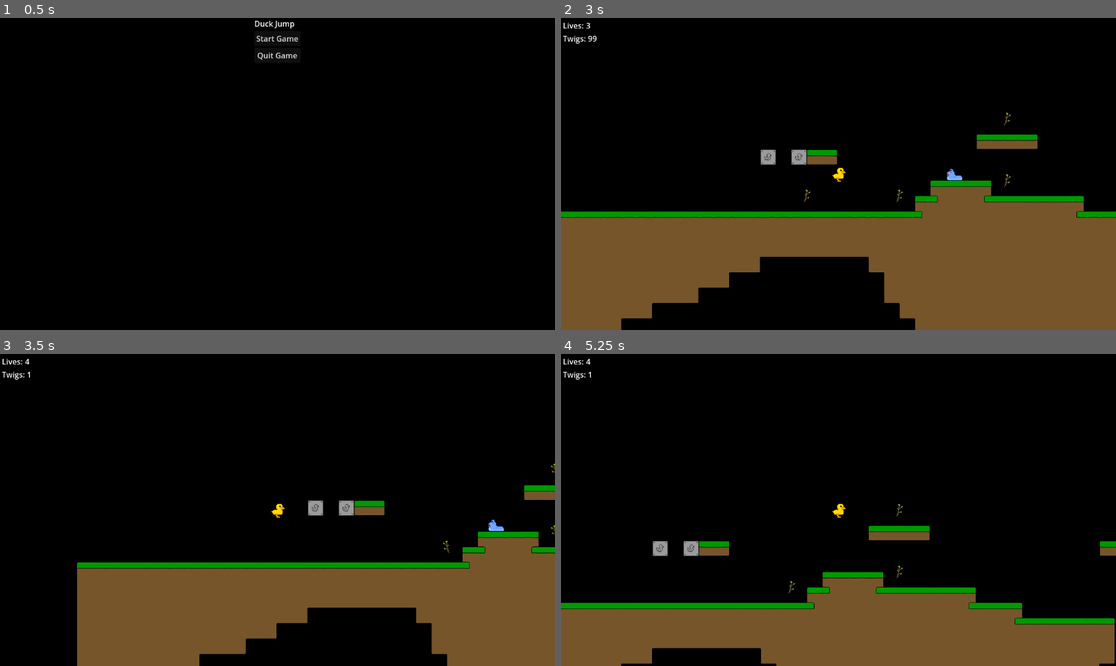
Above: before the commit, frames 1-4 (two rows, left to right).
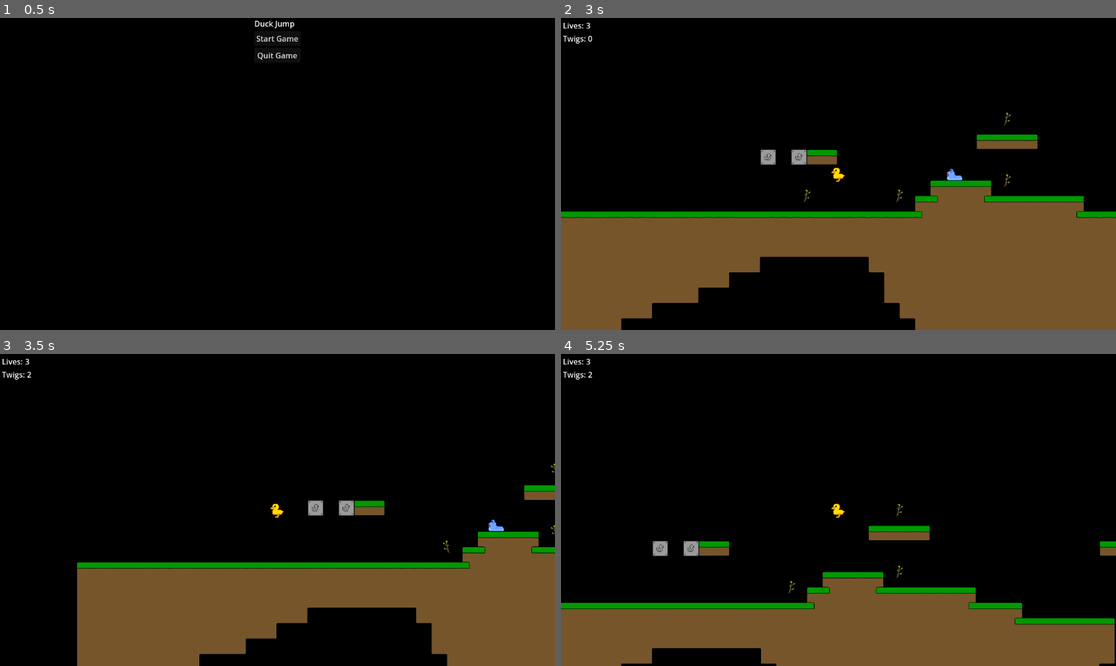
Above: after the commit, the same moments.

Repository: JakeSlaght/ducky-platformer-godot
Game: Godot game, scene res://main.tscn
Same seed, same stepped clock (60 frames per second), same inputs: the game is played once before the commit and once after it.
Inputs:
- Up to frame 1 (0.5 s): no input
- Up to frame 2 (3 s): click "Start Game" at 0.5 s; tap Enter at 1.25 s; hold W (jump) 1.28-2.03 s; hold D (right) 1.28-2.78 s; tap Space (fire) at 1.35, 2.3, 2.85 s; tap W (jump) at 2.1, 2.27, 2.57 s; hold A (left) from 2.78 s (still down); hold W (jump) from 2.78 s (still down)
- Up to frame 3 (3.5 s): keep holding A (left); keep holding W (jump)
- Up to frame 4 (5.25 s): release A (left) at 3.53 s; release W (jump) at 3.53 s; hold D (right) 3.53-5.03 s; tap Space (fire) at 3.6, 5.1 s; tap W (jump) at 3.77, 4.07 s; hold W (jump) 4.28-5.03 s; hold A (left) from 5.03 s (still down)

Frame 1 is identical in both runs. In frame 2, less than 0.1% of the frame differs, in the area x 4-52%, y 5-53%; in frame 3, less than 0.1%, in the area x 4-52%, y 1-53%; in frame 4, less than 0.1%.

Commit message:
fix: fixed the horizontal flipping of the duck

Diff:
--- a/duck/duck.gd
+++ b/duck/duck.gd
@@ -10,6 +10,7 @@
 const JUMP_VELOCITY: float = -450.0
 var tile_position: Vector2i
 var lives: int = 3
+var player_direction: int = 1
 
 var double_jump:bool = false
 var is_dying:bool = false
@@ -18,13 +19,11 @@
 var can_fire_acorn: bool = false
 var is_jumping: bool = false
 
-var player_direction: int = 1
-
-
 func _ready() -> void:
 	SignalBus.update_lives_counter.emit(lives)
 	death_timer.connect('timeout', Callable(self, 'death_timeout'))
 	acorn_firing_timer.connect('timeout', Callable(self, 'firing_timeout'))
+	animated_sprite_2d.flip_h = false
 
 func _physics_process(delta: float) -> void:
 	if is_dying:
@@ -34,22 +33,28 @@
 	if not is_on_floor():
 		velocity += get_gravity() * delta
 
+	var direction: float = Input.get_axis("left", "right")
+	if direction < 0:
+		animated_sprite_2d.flip_h = true
+		player_direction = -1
+	else:
+		animated_sprite_2d.flip_h = false
+		player_direction = 1
+
 	if Global.current_state == Global.PlayerState.ACORN and Input.is_action_just_pressed('fire'):
-		_fire_thong()
+		_fire_acorn()
 
 	_jump()
-
-	var direction := Input.get_axis("left", "right")
 
 	if direction:
 		velocity.x = direction * SPEED
 	else:
 		velocity.x = move_toward(velocity.x, 0, SPEED)
 
-	# update animation for jumping, etc
+	_update_animation(direction)
 	move_and_slide()
 
-func _update_animation(direction) -> void:
+func _update_animation(direction: float) -> void:
 	if is_dying or is_firing_acorn:
 		return
 
@@ -60,18 +65,16 @@
 			if is_jumping:
 				pass
 			elif direction != 0:
-				animated_sprite_2d.flip_h = velocity.x < 0
 				animated_sprite_2d.play('run')
 			else: #idle
-				pass
+				animated_sprite_2d.play('idle')
 		Global.PlayerState.ACORN:
 			if is_jumping:
 				pass
 			elif direction != 0:
-				animated_sprite_2d.flip_h = velocity.x < 0
 				animated_sprite_2d.play('run')
 			else: #idle
-				pass
+				animated_sprite_2d.play('idle')
 
 func _jump() -> void:
 		# Handle jump.
@@ -151,7 +154,7 @@
 	if body.is_in_group("enemies") and body.is_alive:
 		velocity.y = JUMP_VELOCITY
 
-func _fire_thong() -> void:
+func _fire_acorn() -> void:
 	is_firing_acorn = true
 	var acorn = load("res://acorn.tscn").instantiate()
 	acorn.global_position = Vector2(self.global_position.x, self.global_position.y - 15)
--- a/duck/duck.tscn
+++ b/duck/duck.tscn
@@ -28,6 +28,10 @@
 [sub_resource type="AtlasTexture" id="AtlasTexture_5ixm3"]
 atlas = ExtResource("3_1n4f5")
 region = Rect2(160, 0, 32, 32)
+
+[sub_resource type="AtlasTexture" id="AtlasTexture_tl1vh"]
+atlas = ExtResource("1_4ouwr")
+region = Rect2(0, 0, 32, 32)
 
 [sub_resource type="AtlasTexture" id="AtlasTexture_r1fxg"]
 atlas = ExtResource("1_4ouwr")
@@ -80,6 +84,14 @@
 }, {
 "frames": [{
 "duration": 1.0,
+"texture": SubResource("AtlasTexture_tl1vh")
+}],
+"loop": true,
+"name": &"idle",
+"speed": 5.0
+}, {
+"frames": [{
+"duration": 1.0,
 "texture": SubResource("AtlasTexture_r1fxg")
 }, {
 "duration": 1.0,
@@ -121,7 +133,8 @@
 [node name="AnimatedSprite2D" type="AnimatedSprite2D" parent="."]
 unique_name_in_owner = true
 sprite_frames = SubResource("SpriteFrames_duo6x")
-animation = &"run"
+animation = &"idle"
+frame_progress = 0.915183
 
 [node name="CollisionShape2D" type="CollisionShape2D" parent="."]
 position = Vector2(0, -2)
--- a/singletons/global.gd
+++ b/singletons/global.gd
@@ -2,7 +2,7 @@
 
 enum PlayerState { SMALL, BIG, ACORN }
 var current_state: PlayerState = PlayerState.SMALL
-var twigs_total: int = 99
+var twigs_total: int = 0
 
 func spawn_bread(position: Vector2) -> void:
 	var load_of_bread_scene = load("res://load_of_bread.tscn")
Not shown: 1 places in duck/duck.tscn that only renumber resources
